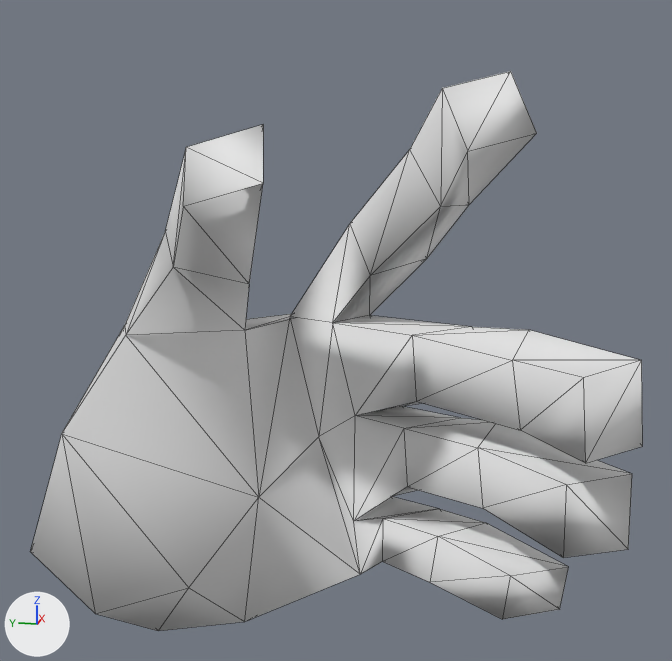
The OBJ model src/main/resources/Assets/ClarinetLeftHand10.obj as it was, and as the next commit left it.
Camera for both pictures: a 50 mm lens placed at (-6.33, -0.97, -7.19), pointed at (1.07, 0.5, -9.04). The lights are fixed; the arrows at lower left show +X, +Y and +Z. Mesh edges are drawn as thin lines. Where no turn or scale is listed for an object, it has been applied to the vertices.

In view in the first picture: 'ClarinetLeftHand10_RecorderHandLeft0.014'.
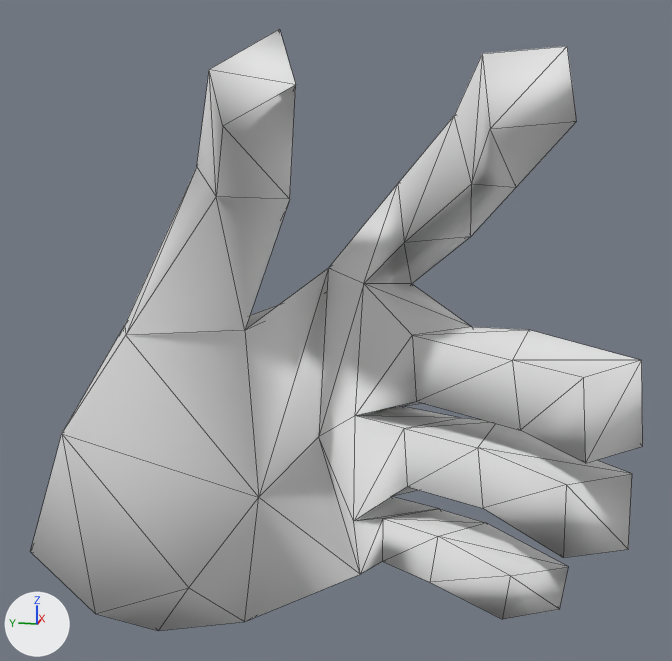
Location of each change, [x1, y1, x2, y2] in pixels of the pictures (672 x 661 px; the box of a moved part takes in the faces that stretch with it):
'ClarinetLeftHand10_RecorderHandLeft0.014', reshaped (7% taller): before [31, 71, 643, 631]; after [31, 29, 643, 631]
part 1 of me_clarinetlefthand10_recorderhandleft0_014, moved or reshaped: before [245, 71, 537, 497]; after [245, 46, 577, 497]
part 2 of me_clarinetlefthand10_recorderhandleft0_014, moved or reshaped: before [125, 125, 263, 335]; after [125, 29, 296, 335]

The change, as a diff of the scene's bpy script:
```diff
--- a/src/main/resources/Assets/ClarinetLeftHand10.obj.py
+++ b/src/main/resources/Assets/ClarinetLeftHand10.obj.py
@@ me_clarinetlefthand10_recorderhandleft0_014 @@
 me_clarinetlefthand10_recorderhandleft0_014.from_pydata(...)  # 89 vertices, 174 faces; spans x -0.61..2.39, y -1.82..3.41, z -12.32..-6.98
-me_clarinetlefthand10_recorderhandleft0_014.vertices[23].co = (0.4, -0.38, -7.1)  # pixel (442, 88)
-me_clarinetlefthand10_recorderhandleft0_014.vertices[40].co = (1.98, 0.37, -9.11)  # pixel (369, 315)
-me_clarinetlefthand10_recorderhandleft0_014.vertices[41].co = (1.52, 0.62, -9.09)  # pixel (332, 322)
-me_clarinetlefthand10_recorderhandleft0_014.vertices[44].co = (1.59, -0.19, -8.5)  # pixel (426, 258)
-me_clarinetlefthand10_recorderhandleft0_014.vertices[45].co = (1.81, 0.03, -8.1)
-me_clarinetlefthand10_recorderhandleft0_014.vertices[46].co = (1.72, 1.06, -9.1)  # pixel (289, 316)
-me_clarinetlefthand10_recorderhandleft0_014.vertices[47].co = (1.55, 0.48, -8.21)  # pixel (349, 223)
-me_clarinetlefthand10_recorderhandleft0_014.vertices[48].co = (1.34, 0.26, -8.62)  # pixel (370, 275)
-me_clarinetlefthand10_recorderhandleft0_014.vertices[61].co = (0.77, -0.36, -7.96)  # pixel (440, 206)
-me_clarinetlefthand10_recorderhandleft0_014.vertices[62].co = (1.27, -0.55, -8.0)  # pixel (469, 204)
-me_clarinetlefthand10_recorderhandleft0_014.vertices[63].co = (1.41, -0.29, -7.58)
-me_clarinetlefthand10_recorderhandleft0_014.vertices[64].co = (0.91, -0.1, -7.55)  # pixel (409, 149)
-me_clarinetlefthand10_recorderhandleft0_014.vertices[66].co = (0.2, -0.58, -7.52)  # pixel (467, 151)
-me_clarinetlefthand10_recorderhandleft0_014.vertices[67].co = (0.44, -1.04, -7.4)  # pixel (536, 133)
-me_clarinetlefthand10_recorderhandleft0_014.vertices[68].co = (0.64, -0.84, -6.98)  # pixel (510, 71)
-me_clarinetlefthand10_recorderhandleft0_014.vertices[83].co = (2.17, 0.78, -9.11)
-me_clarinetlefthand10_recorderhandleft0_014.vertices[69].co = (-0.09, 0.78, -7.34)  # pixel (263, 124)
-me_clarinetlefthand10_recorderhandleft0_014.vertices[70].co = (-0.49, 1.22, -7.86)  # pixel (183, 206)
-me_clarinetlefthand10_recorderhandleft0_014.vertices[71].co = (0.74, 1.15, -8.61)  # pixel (249, 284)
-me_clarinetlefthand10_recorderhandleft0_014.vertices[73].co = (1.14, 1.36, -8.4)
-me_clarinetlefthand10_recorderhandleft0_014.vertices[74].co = (0.68, 1.82, -8.2)  # pixel (165, 231)
-me_clarinetlefthand10_recorderhandleft0_014.vertices[77].co = (0.28, 1.61, -8.41)  # pixel (173, 267)
-me_clarinetlefthand10_recorderhandleft0_014.vertices[78].co = (-0.41, 0.69, -7.71)  # pixel (263, 183)
-me_clarinetlefthand10_recorderhandleft0_014.vertices[79].co = (-0.17, 1.3, -7.49)  # pixel (186, 147)
+# me_clarinetlefthand10_recorderhandleft0_014 part 1
+me_clarinetlefthand10_recorderhandleft0_014.vertices[23].co = (-0.2, -0.68, -6.9)  # pixel (482, 53)
+me_clarinetlefthand10_recorderhandleft0_014.vertices[40].co = (1.63, -0.06, -8.73)  # pixel (411, 283)
+me_clarinetlefthand10_recorderhandleft0_014.vertices[41].co = (1.25, 0.3, -8.67)  # pixel (363, 283)
+me_clarinetlefthand10_recorderhandleft0_014.vertices[44].co = (1.08, -0.58, -8.23)  # pixel (470, 236)
+me_clarinetlefthand10_recorderhandleft0_014.vertices[45].co = (1.32, -0.49, -7.79)
+me_clarinetlefthand10_recorderhandleft0_014.vertices[46].co = (1.55, 0.67, -8.61)  # pixel (328, 268)
+me_clarinetlefthand10_recorderhandleft0_014.vertices[47].co = (1.19, 0.02, -7.83)  # pixel (397, 183)
+me_clarinetlefthand10_recorderhandleft0_014.vertices[48].co = (0.96, -0.07, -8.27)  # pixel (404, 242)
+me_clarinetlefthand10_recorderhandleft0_014.vertices[61].co = (0.22, -0.62, -7.74)  # pixel (471, 183)
+me_clarinetlefthand10_recorderhandleft0_014.vertices[62].co = (0.65, -0.92, -7.8)  # pixel (516, 187)
+me_clarinetlefthand10_recorderhandleft0_014.vertices[63].co = (0.82, -0.77, -7.34)
+me_clarinetlefthand10_recorderhandleft0_014.vertices[64].co = (0.39, -0.47, -7.29)  # pixel (454, 115)
+me_clarinetlefthand10_recorderhandleft0_014.vertices[66].co = (-0.42, -0.75, -7.35)  # pixel (490, 128)
+me_clarinetlefthand10_recorderhandleft0_014.vertices[67].co = (-0.31, -1.27, -7.31)  # pixel (576, 121)
+me_clarinetlefthand10_recorderhandleft0_014.vertices[68].co = (-0.09, -1.2, -6.86)  # pixel (567, 46)
+me_clarinetlefthand10_recorderhandleft0_014.vertices[83].co = (1.92, 0.29, -8.66)
+# me_clarinetlefthand10_recorderhandleft0_014 part 2
+me_clarinetlefthand10_recorderhandleft0_014.vertices[69].co = (0.11, 0.71, -6.71)  # pixel (279, 29)
+me_clarinetlefthand10_recorderhandleft0_014.vertices[70].co = (-0.26, 1.0, -7.35)  # pixel (222, 125)
+me_clarinetlefthand10_recorderhandleft0_014.vertices[71].co = (1.04, 0.88, -7.96)  # pixel (289, 199)
+me_clarinetlefthand10_recorderhandleft0_014.vertices[73].co = (1.4, 1.16, -7.76)
+me_clarinetlefthand10_recorderhandleft0_014.vertices[74].co = (0.89, 1.61, -7.7)  # pixel (196, 166)
+me_clarinetlefthand10_recorderhandleft0_014.vertices[77].co = (0.54, 1.33, -7.9)  # pixel (216, 196)
+me_clarinetlefthand10_recorderhandleft0_014.vertices[78].co = (-0.17, 0.53, -7.08)  # pixel (295, 84)
+me_clarinetlefthand10_recorderhandleft0_014.vertices[79].co = (0.02, 1.18, -6.98)  # pixel (209, 69)
 me_clarinetlefthand10_recorderhandleft0_014.materials.append(mat_default_obj_022)
```
